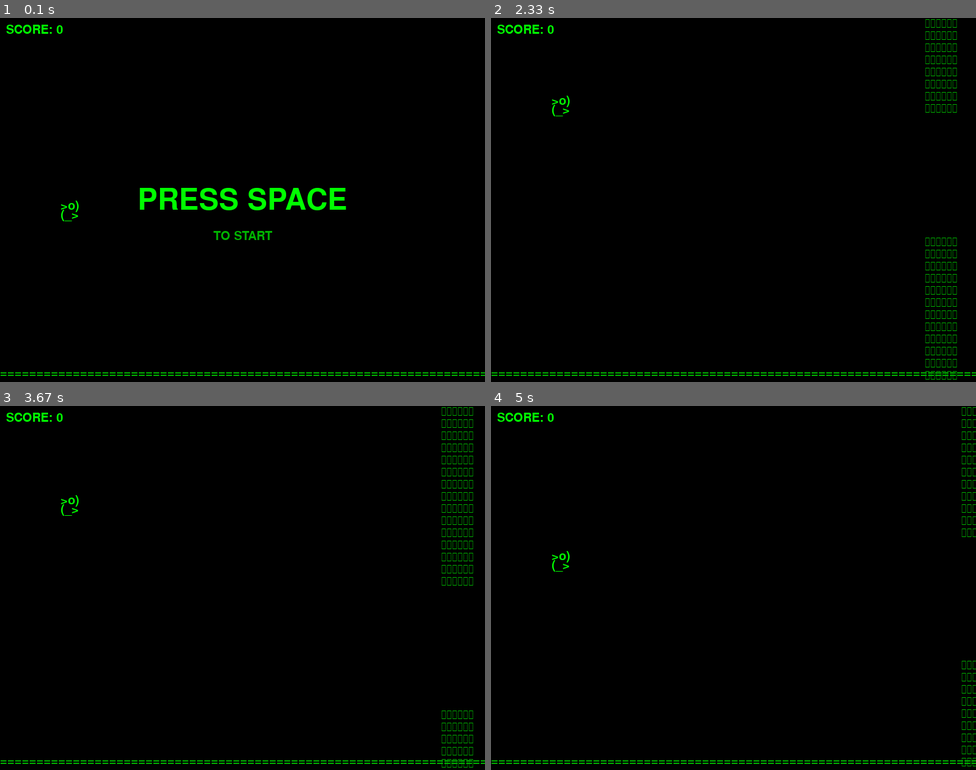
Above: before the commit, frames 1-4 (two rows, left to right).
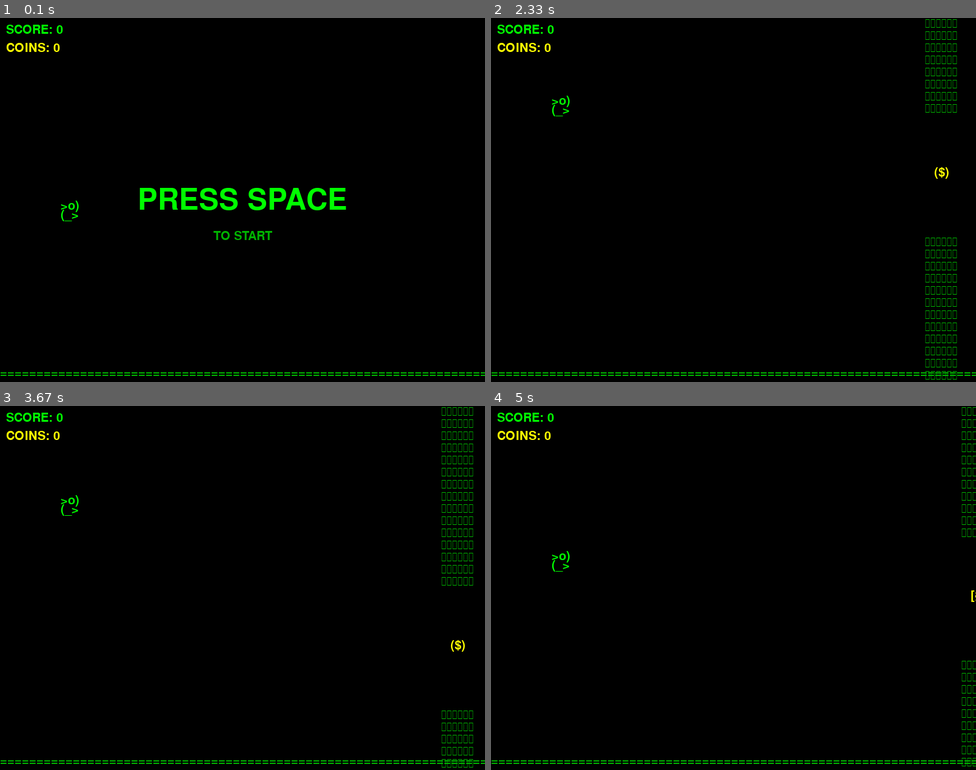
Above: after the commit, the same moments.

Repository: captainzero93/flappy-ascii-PYGAME
Game: pygame game, started from flappy_ascii.py
The game is run twice, just before and just after one commit, with the same random seed, the same clock (stepped at 60 frames per second) and the same inputs.
Inputs:
- Up to frame 1 (0.1 s): no input
- Up to frame 2 (2.33 s): tap Space at 0.33, 0.73, 1.03, 1.23, 1.57, 1.87, 2.07 s
- Up to frame 3 (3.67 s): tap Space at 2.37, 2.63, 2.97, 3.27, 3.4 s
- Up to frame 4 (5 s): tap Space at 3.8, 4.1, 4.47, 4.87 s

The runs differ from the first frame. In frame 1, 0.2% of the frame differs, in the area x 1-13%, y 6-10%; in frame 2, 0.2%, in the area x 1-95%, y 6-45%; in frame 3, 0.2%; in frame 4, 0.2%.

Commit message:
Implement sound effects for flapping and coin collection
Added sound generation for flap and coin collection.

Diff:
--- a/flappy_ascii.py
+++ b/flappy_ascii.py
@@ -1,9 +1,11 @@
 import pygame
 import random
 import sys
+import numpy as np
 
 # Initialize Pygame
 pygame.init()
+pygame.mixer.init(frequency=22050, size=-16, channels=2, buffer=512)
 
 # Constants
 SCREEN_WIDTH = 800
@@ -15,6 +17,7 @@
 GREEN = (0, 255, 0)
 DARK_GREEN = (0, 180, 0)
 RED = (255, 0, 0)
+YELLOW = (255, 255, 0)
 
 # Game settings
 GRAVITY = 0.5
@@ -22,6 +25,64 @@
 PIPE_SPEED = 3
 PIPE_GAP = 200
 PIPE_SPACING = 300
+
+# Sound generation functions
+def generate_flap_sound():
+    """Generate a quick swoosh sound for flapping"""
+    sample_rate = 22050
+    duration = 0.1
+    frequency = 300
+
+    # Generate samples
+    samples = np.arange(int(duration * sample_rate))
+    # Create a quick frequency sweep down
+    freqs = np.linspace(frequency, frequency * 0.5, len(samples))
+    waveform = np.sin(2 * np.pi * freqs * samples / sample_rate)
+
+    # Apply envelope to avoid clicks
+    envelope = np.exp(-samples / (sample_rate * 0.05))
+    waveform = waveform * envelope
+
+    # Convert to 16-bit
+    waveform = np.int16(waveform * 32767 * 0.3)
+
+    # Make stereo
+    stereo_waveform = np.column_stack((waveform, waveform))
+
+    return pygame.sndarray.make_sound(stereo_waveform)
+
+def generate_coin_sound():
+    """Generate a pleasant coin collection sound"""
+    sample_rate = 22050
+    duration = 0.2
+
+    # Two tone sound (like a coin)
+    freq1 = 800
+    freq2 = 1200
+
+    samples = np.arange(int(duration * sample_rate))
+
+    # First tone
+    wave1 = np.sin(2 * np.pi * freq1 * samples / sample_rate)
+    # Second tone (slightly delayed)
+    wave2 = np.sin(2 * np.pi * freq2 * samples / sample_rate)
+
+    # Combine with delay
+    waveform = wave1 * 0.5
+    delay_samples = int(0.05 * sample_rate)
+    waveform[delay_samples:] += wave2[:len(waveform)-delay_samples] * 0.5
+
+    # Apply envelope
+    envelope = np.exp(-samples / (sample_rate * 0.1))
+    waveform = waveform * envelope
+
+    # Convert to 16-bit
+    waveform = np.int16(waveform * 32767 * 0.4)
+
+    # Make stereo
+    stereo_waveform = np.column_stack((waveform, waveform))
+
+    return pygame.sndarray.make_sound(stereo_waveform)
 
 class Bird:
     def __init__(self):
@@ -51,15 +112,48 @@
     def get_rect(self):
         return pygame.Rect(self.x, self.y, self.width, self.height)
 
+class Coin:
+    def __init__(self, x, y):
+        self.x = x
+        self.y = y
+        self.width = 30
+        self.height = 30
+        self.collected = False
+        self.angle = 0  # For spinning animation
+
+    def update(self):
+        self.x -= PIPE_SPEED
+        self.angle += 5  # Spin effect
+
+    def draw(self, screen, font):
+        if not self.collected:
+            # ASCII coin with spinning effect
+            if (self.angle // 30) % 2 == 0:
+                coin_char = "($)"
+            else:
+                coin_char = "[§]"
+            text = font.render(coin_char, True, YELLOW)
+            screen.blit(text, (self.x, self.y))
+
+    def get_rect(self):
+        return pygame.Rect(self.x, self.y, self.width, self.height)
+
+    def off_screen(self):
+        return self.x < -self.width
+
 class Pipe:
     def __init__(self, x):
         self.x = x
         self.gap_y = random.randint(150, SCREEN_HEIGHT - 250)
         self.width = 60
         self.passed = False
+        # Create coin in the middle of the gap
+        self.coin = Coin(x + self.width // 2 - 15, self.gap_y + PIPE_GAP // 2 - 15)
 
     def update(self):
         self.x -= PIPE_SPEED
+        if self.coin:
+            self.coin.update()
 
     def draw(self, screen, font):
         # Top pipe
@@ -73,6 +167,10 @@
             pipe_char = "║" * 6
             text = font.render(pipe_char, True, DARK_GREEN)
             screen.blit(text, (self.x, y))
+
+        # Draw coin
+        if self.coin:
+            self.coin.draw(screen, font)
 
     def get_rects(self):
         top_rect = pygame.Rect(self.x, 0, self.width, self.gap_y)
@@ -89,12 +187,20 @@
         self.clock = pygame.time.Clock()
         self.font = pygame.font.Font(None, 30)
         self.big_font = pygame.font.Font(None, 72)
+
+        # Generate sounds
+        print("Generating sounds...")
+        self.flap_sound = generate_flap_sound()
+        self.coin_sound = generate_coin_sound()
+        print("Sounds ready!")
+
         self.reset()
 
     def reset(self):
         self.bird = Bird()
         self.pipes = [Pipe(SCREEN_WIDTH + i * PIPE_SPACING) for i in range(3)]
         self.score = 0
+        self.coins = 0
         self.game_over = False
         self.game_started = False
 
@@ -110,6 +216,7 @@
                         self.reset()
                     else:
                         self.bird.flap()
+                        self.flap_sound.play()  # Play flap sound
                 if event.key == pygame.K_ESCAPE:
                     return False
         return True
@@ -129,7 +236,16 @@
         for pipe in self.pipes:
             pipe.update()
 
-            # Check collision
+            # Check coin collection
+            if pipe.coin and not pipe.coin.collected:
+                bird_rect = self.bird.get_rect()
+                coin_rect = pipe.coin.get_rect()
+                if bird_rect.colliderect(coin_rect):
+                    pipe.coin.collected = True
+                    self.coins += 1
+                    self.coin_sound.play()  # Play coin sound
+
+            # Check collision with pipes
             bird_rect = self.bird.get_rect()
             for pipe_rect in pipe.get_rects():
                 if bird_rect.colliderect(pipe_rect):
@@ -154,7 +270,7 @@
         border_text = self.font.render(border, True, DARK_GREEN)
         self.screen.blit(border_text, (0, SCREEN_HEIGHT - 25))
 
-        # Draw pipes
+        # Draw pipes (and coins)
         for pipe in self.pipes:
             pipe.draw(self.screen, self.font)
 
@@ -164,6 +280,10 @@
         # Draw score
         score_text = self.font.render(f"SCORE: {self.score}", True, GREEN)
         self.screen.blit(score_text, (10, 10))
+
+        # Draw coins
+        coins_text = self.font.render(f"COINS: {self.coins}", True, YELLOW)
+        self.screen.blit(coins_text, (10, 40))
 
         # Draw start message
         if not self.game_started:
@@ -178,8 +298,12 @@
         # Draw game over
         if self.game_over:
             game_over_text = self.big_font.render("GAME OVER", True, RED)
-            text_rect = game_over_text.get_rect(center=(SCREEN_WIDTH // 2, SCREEN_HEIGHT // 2))
+            text_rect = game_over_text.get_rect(center=(SCREEN_WIDTH // 2, SCREEN_HEIGHT // 2 - 40))
             self.screen.blit(game_over_text, text_rect)
+
+            final_score = self.font.render(f"Score: {self.score}  Coins: {self.coins}", True, GREEN)
+            score_rect = final_score.get_rect(center=(SCREEN_WIDTH // 2, SCREEN_HEIGHT // 2 + 20))
+            self.screen.blit(final_score, score_rect)
 
             restart_text = self.font.render("PRESS SPACE TO RESTART", True, GREEN)
             restart_rect = restart_text.get_rect(center=(SCREEN_WIDTH // 2, SCREEN_HEIGHT // 2 + 60))
